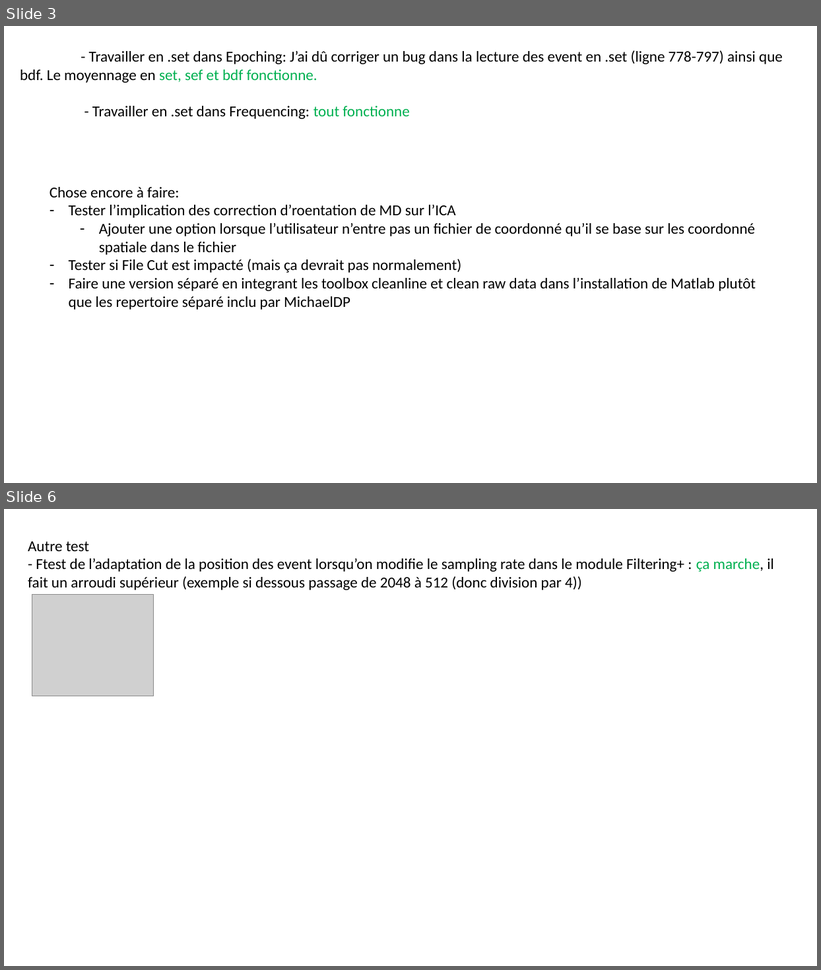
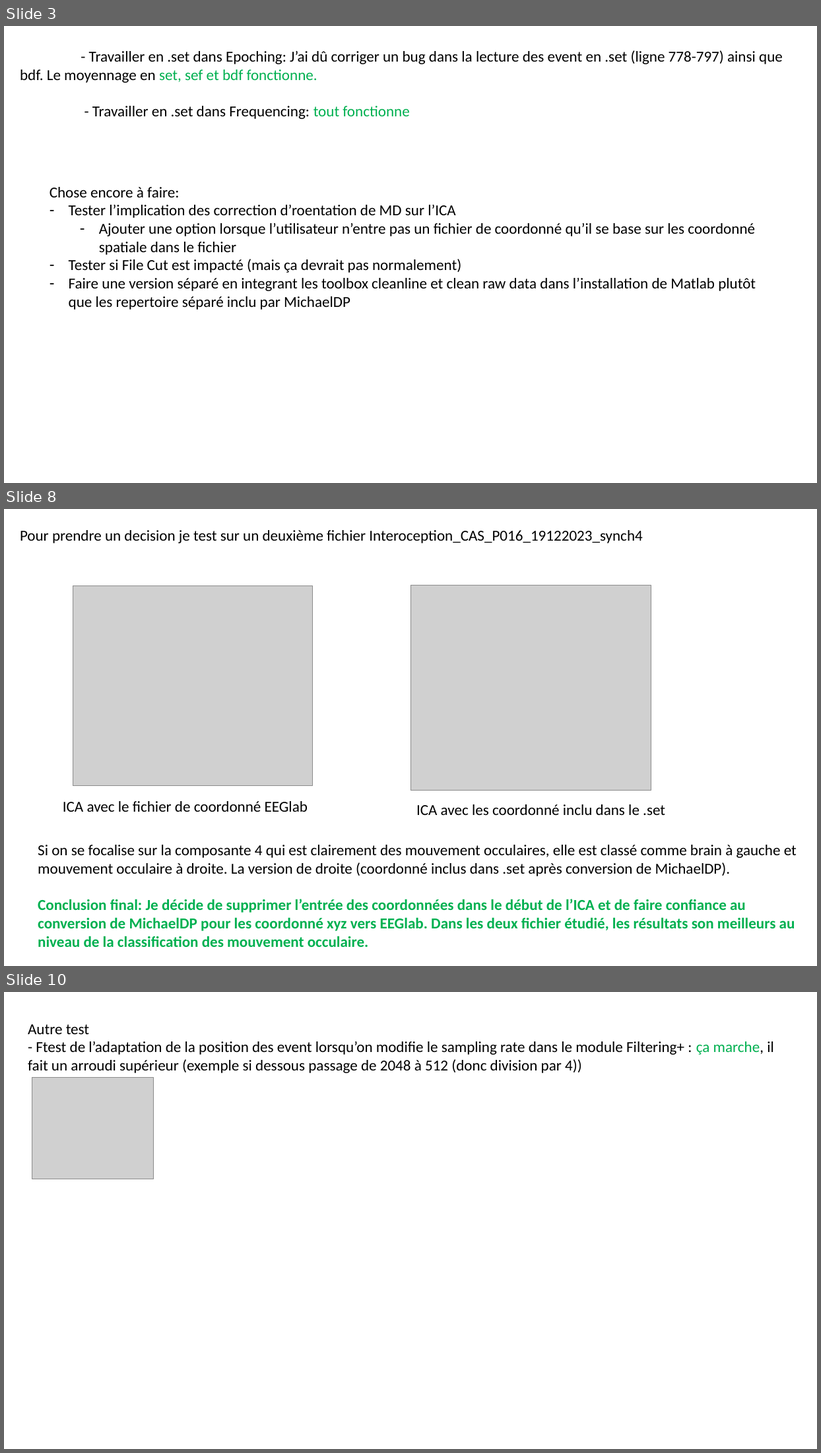
Before and after one commit to DePrettoM/EEGpal, a slide deck: working_doc/Test_EEpal_v1_1_merged.pptx. Shown one above the other, each under a label of ours: slides 3 and 6 before the commit, slides 3, 8 and 10 after it; the slides between them are not shown. The pictures are 821x970 and 821x1453 pixels, drawn with LibreOffice and Linux fonts; fonts in the diff are those of the drawing; grey boxes stand for pictures. Boxes give left, top, right and bottom in pixels: in the first picture for what was removed or moved away, otherwise in the second. Text is boxed around its words. In the diff, an @@ line names an element or a change of style, - is before the commit and + after.

```diff
--- a/working_doc/Test_EEpal_v1_1_merged.pptx
+++ b/working_doc/Test_EEpal_v1_1_merged.pptx
@@ slide 8 added at [4,509,817,966], background #FFFFFF @@
@@ text added at [20,530,642,543], 18 pt, text #000000 @@
+Pour prendre un decision je test sur un deuxième fichier Interoception_CAS_P016_19122023_synch4
@@ picture added at [73,586,313,787] @@
@@ picture added at [411,586,652,791] @@
@@ text added at [63,801,308,812], 18 pt, text #000000 @@
+ICA avec le fichier de coordonné EEGlab
@@ text added at [416,805,665,815], 18 pt, text #000000 @@
+ICA avec les coordonné inclu dans le .set
@@ text added at [38,845,797,947], 18 pt, text #00B050, bold @@
+Si on se focalise sur la composante 4 qui est clairement des mouvement occulaires, elle est classé comme brain à gauche et mouvement occulaire à droite. La version de droite (coordonné inclus dans .set après conversion de MichaelDP).
+Conclusion final: Je décide de supprimer l’entrée des coordonnées dans le début de l’ICA et de faire confiance au conversion de MichaelDP pour les coordonné xyz vers EEGlab. Dans les deux fichier étudié, les résultats son meilleurs au niveau de la classification des mouvement occulaire.
@@ what was slide 6 is now slide 10 @@
```
Also in this commit, not shown: 2 slides changed, 3 other slides added, 9 other files.
